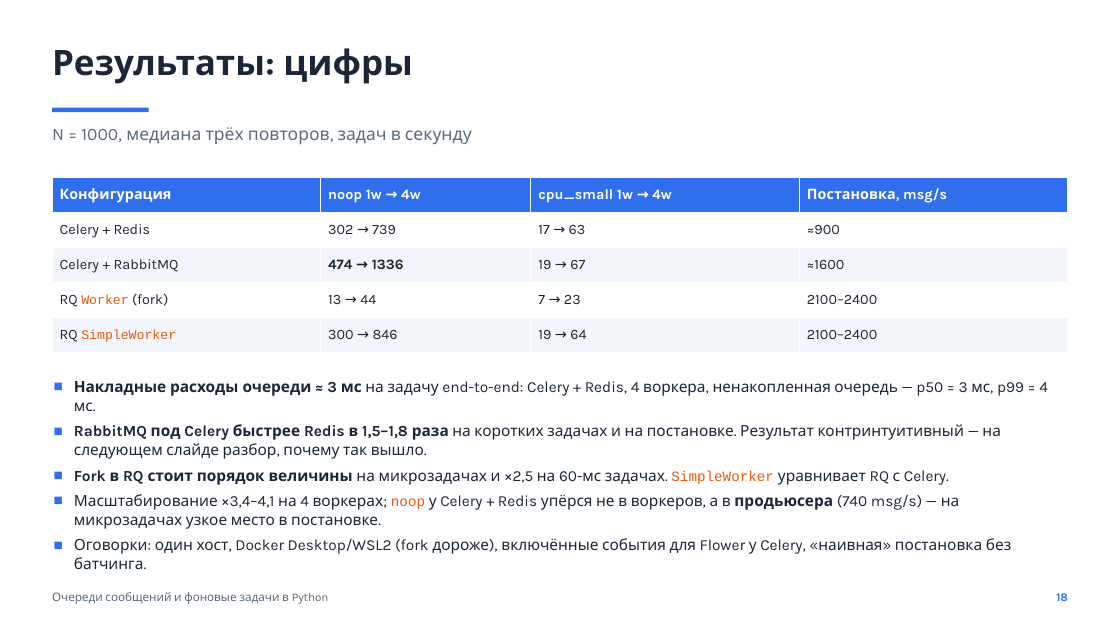
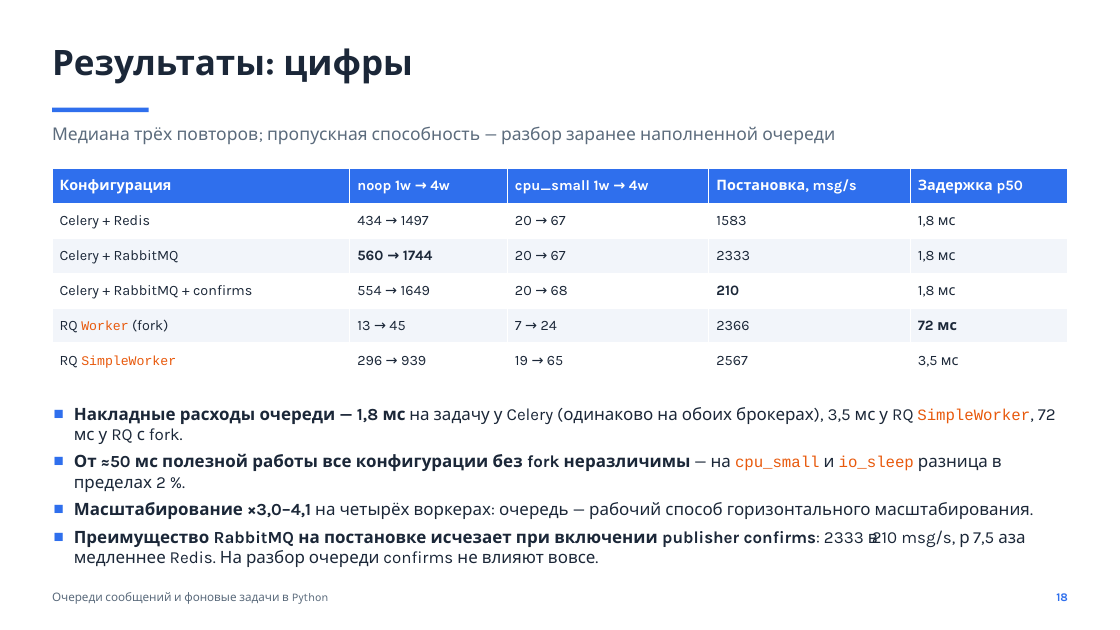
Before and after one commit to kirillkychkin/report-queue, a slide deck: slide 18 of slides/talk.pptx. Drawn at 1120x630 pixels with LibreOffice and Linux fonts; fonts in the diff are those of the drawing. Boxes give left, top, right and bottom in pixels: in the first picture for what was removed or moved away, otherwise in the second. Text is boxed around its words. In the diff, an @@ line names an element or a change of style, - is before the commit and + after.

```diff
--- a/slides/talk.pptx
+++ b/slides/talk.pptx
@@ text at (52,126,835,144): text changed @@
-N = 1000, медиана трёх повторов, задач в секунду
+Медиана трёх повторов; пропускная способность — разбор заранее наполненной очереди
@@ table at (52,168,1069,378) @@
-Конфигурация | noop 1w → 4w | cpu_small 1w → 4w | Постановка, msg/s
-Celery + Redis | 302 → 739 | 17 → 63 | ≈900
-Celery + RabbitMQ | 474 → 1336 | 19 → 67 | ≈1600
-RQ Worker (fork) | 13 → 44 | 7 → 23 | 2100–2400
-RQ SimpleWorker | 300 → 846 | 19 → 64 | 2100–2400
+Конфигурация | noop 1w → 4w | cpu_small 1w → 4w | Постановка, msg/s | Задержка p50
+Celery + Redis | 434 → 1497 | 20 → 67 | 1583 | 1,8 мс
+Celery + RabbitMQ | 560 → 1744 | 20 → 67 | 2333 | 1,8 мс
+Celery + RabbitMQ + confirms | 554 → 1649 | 20 → 68 | 210 | 1,8 мс
+RQ Worker (fork) | 13 → 45 | 7 → 24 | 2366 | 72 мс
+RQ SimpleWorker | 296 → 939 | 19 → 65 | 2567 | 3,5 мс
@@ table: place and size @@
-table at (52,177,1069,352)
+table at (52,168,1069,378)
@@ text at (74,407,1056,567): text changed; size 13.2 to 14.5 pt @@
-■ Накладные расходы очереди ≈ 3 мс на задачу end-to-end: Celery + Redis, 4 воркера, ненакопленная очередь — p50 = 3 мс, p99 = 4 мс.
-■ RabbitMQ под Celery быстрее Redis в 1,5–1,8 раза на коротких задачах и на постановке. Результат контринтуитивный — на следующем слайде разбор, почему так вышло.
-■ Fork в RQ стоит порядок величины на микрозадачах и ×2,5 на 60-мс задачах. SimpleWorker уравнивает RQ с Celery.
-■ Масштабирование ×3,4–4,1 на 4 воркерах; noop у Celery + Redis упёрся не в воркеров, а в продьюсера (740 msg/s) — на микрозадачах узкое место в постановке.
-■ Оговорки: один хост, Docker Desktop/WSL2 (fork дороже), включённые события для Flower у Celery, «наивная» постановка без батчинга.
+■ Накладные расходы очереди — 1,8 мс на задачу у Celery (одинаково на обоих брокерах), 3,5 мс у RQ SimpleWorker, 72 мс у RQ с fork.
+■ От ≈50 мс полезной работы все конфигурации без fork неразличимы — на cpu_small и io_sleep разница в пределах 2 %.
+■ Масштабирование ×3,0–4,1 на четырёх воркерах: очередь — рабочий способ горизонтального масштабирования.
+■ Преимущество RabbitMQ на постановке исчезает при включении publisher confirms: 2333 → 210 msg/s, в 7,5 раза медленнее Redis. На разбор очереди confirms не влияют вовсе.
```
Also in this commit, not shown: 4 other slides changed, 32 other files.
